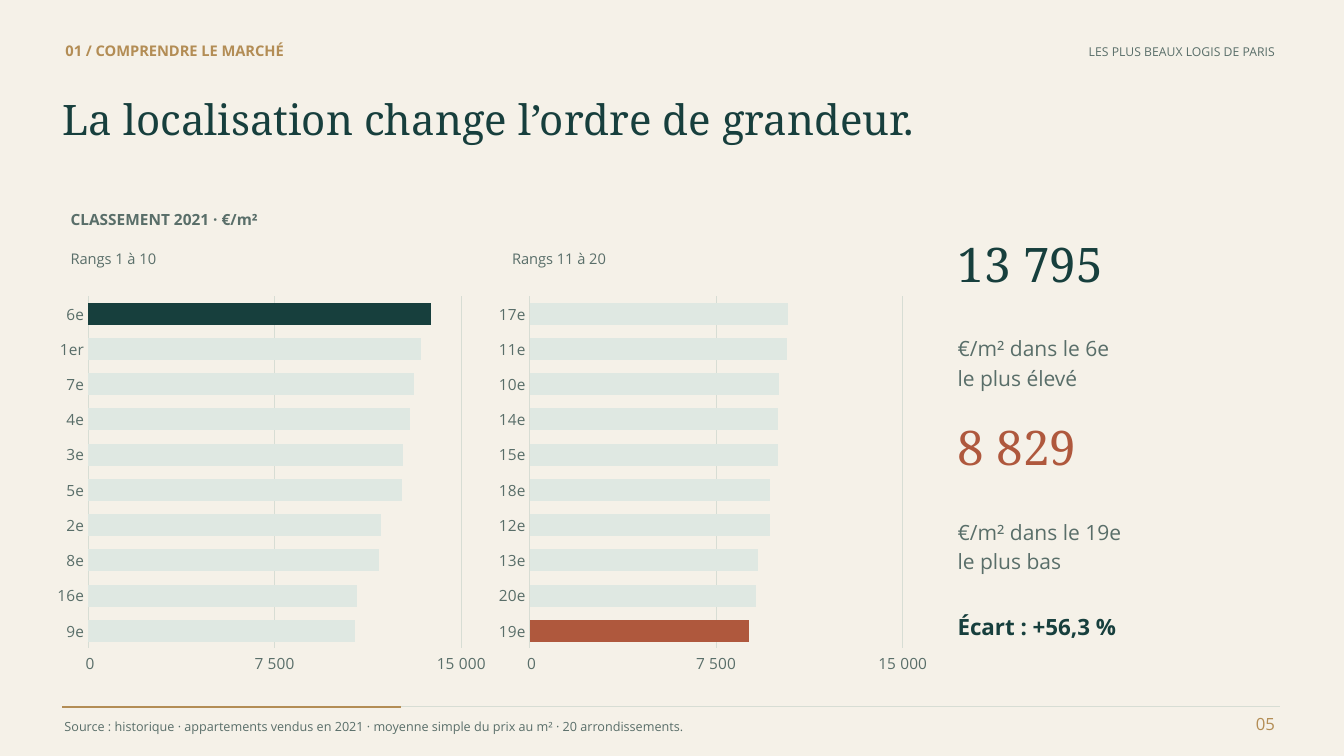
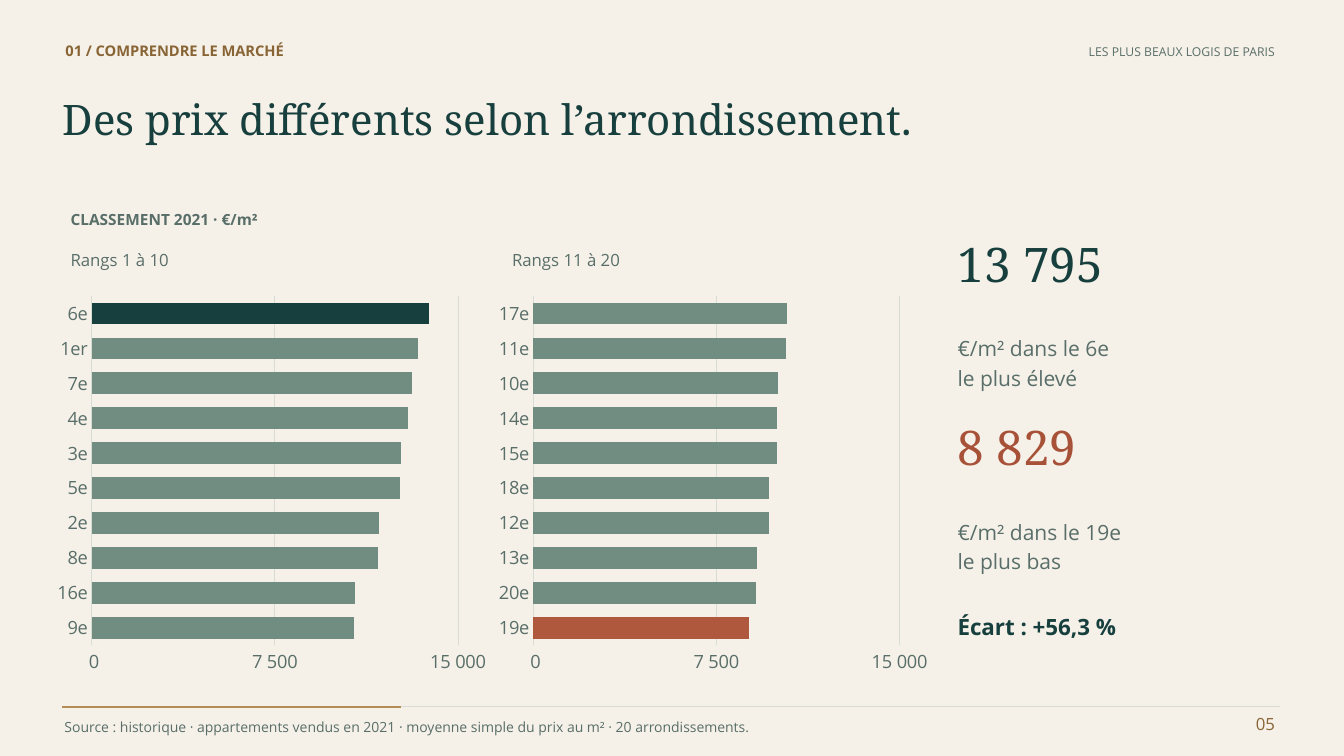
Before and after one commit to steve57000/p8, a slide deck: slide 5 of livrables/Bell_Steve_2_presentation_102026.pptx. Drawn at 1344x756 pixels with LibreOffice and Linux fonts; fonts in the diff are those of the drawing. Boxes give left, top, right and bottom in pixels: in the first picture for what was removed or moved away, otherwise in the second. Text is boxed around its words. In the diff, an @@ line names an element or a change of style, - is before the commit and + after.

```diff
--- a/livrables/Bell_Steve_2_presentation_102026.pptx
+++ b/livrables/Bell_Steve_2_presentation_102026.pptx
@@ text "01 / COMPRENDRE LE MARCHÉ" at <box>65,43,284,56</box>: text colour #B38D55 to none @@
@@ text at <box>63,102,912,145</box>: text changed @@
-La localisation change l’ordre de grandeur.
+Des prix différents selon l’arrondissement.
@@ text "Rangs 1 à 10" at <box>71,253,169,270</box>: size 10.5 to 12 pt, text colour #596E69 to none @@
@@ text "Rangs 11 à 20" at <box>512,253,620,270</box>: size 10.5 to 12 pt, text colour #596E69 to none @@
@@ bar chart at <box>48,288,495,682</box> @@
@@ colour of Series 1 #DFE8E2 to #718C80 @@
@@ category axis changed @@
@@ value axis changed @@
@@ bar chart at <box>490,288,937,682</box> @@
@@ colour of Series 1 #DFE8E2 to #718C80 @@
@@ category axis changed @@
@@ value axis changed @@
@@ text "Source : historique · appartements ..." at <box>64,721,749,736</box>: size 9 to 10 pt, text colour #596E69 to none @@
@@ text "05" at <box>1256,718,1275,730</box>: text colour #B38D55 to none @@
```
Also in this commit, not shown: 16 other slides changed, 2 other files.
